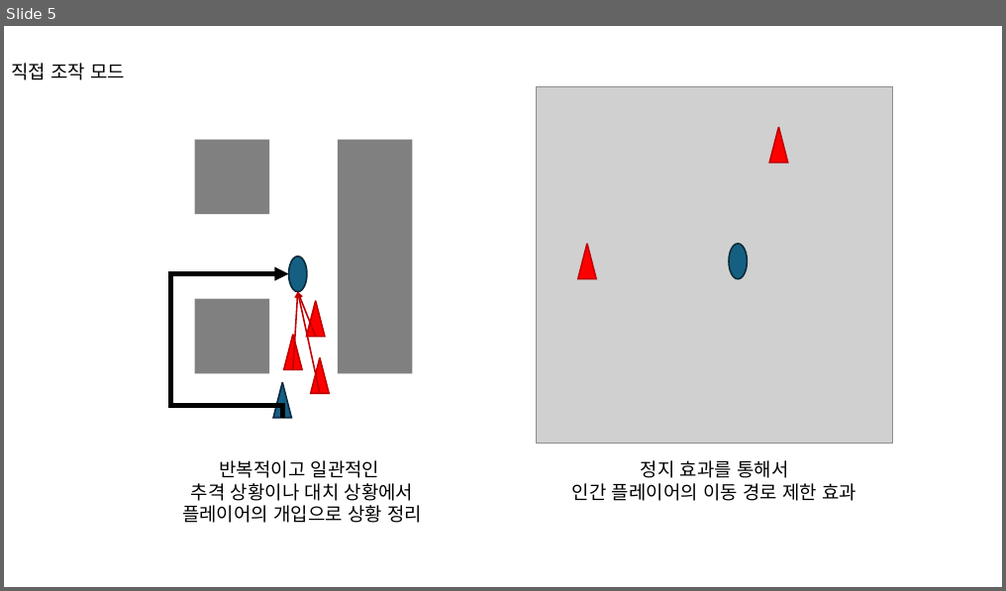
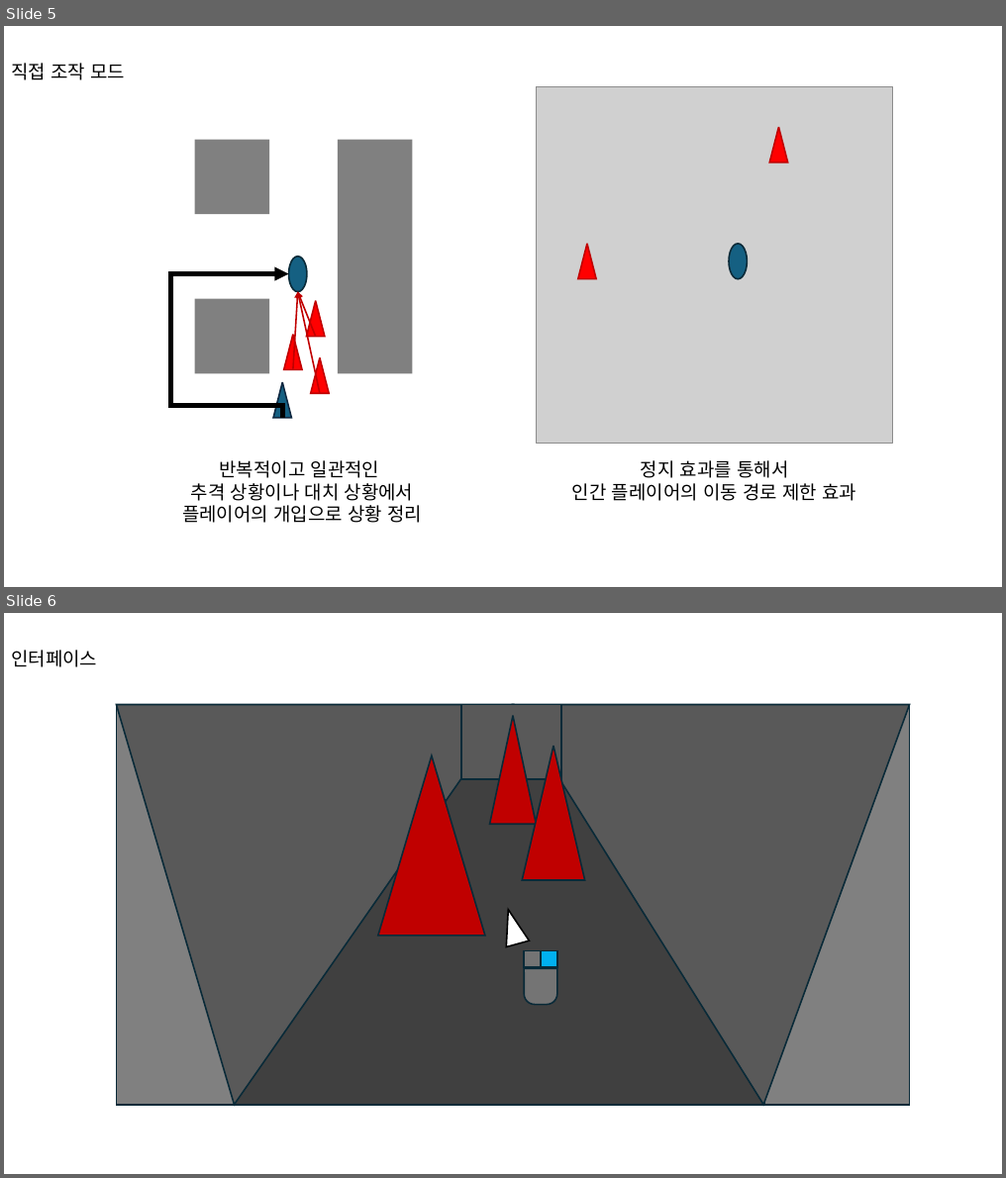
Before and after one commit to maru3172/ProjectDSFD, a slide deck: Work/2022184042_HSW/Document/멀티 마네킹 추적 모드.pptx. Shown one above the other, each under a label of ours: slide 5 before the commit, slides 5 and 6 after it. The pictures are 1006x591 and 1006x1178 pixels, drawn with LibreOffice and Linux fonts; fonts in the diff are those of the drawing; grey boxes stand for pictures. Boxes give left, top, right and bottom in pixels: in the first picture for what was removed or moved away, otherwise in the second. Text is boxed around its words. In the diff, an @@ line names an element or a change of style, - is before the commit and + after.

```diff
--- a/Work/2022184042_HSW/Document/멀티 마네킹 추적 모드.pptx
+++ b/Work/2022184042_HSW/Document/멀티 마네킹 추적 모드.pptx
@@ slide 6 added at (x1=4, y1=613, x2=1002, y2=1174), background #FFFFFF @@
@@ text added at (x1=11, y1=650, x2=97, y2=667), 18 pt, text #000000 @@
+인터페이스
@@ rectangle added at (x1=116, y1=704, x2=910, y2=1105), fill #808080, outline #092A39 1.5 pt @@
@@ triangle added at (x1=116, y1=704, x2=513, y2=1105), fill #595959, outline #092A39 1.5 pt @@
@@ rectangle added at (x1=461, y1=704, x2=561, y2=779), fill #595959, outline #092A39 1.5 pt @@
@@ triangle added at (x1=490, y1=716, x2=537, y2=824), fill #C00000, outline #092A39 1.5 pt @@
@@ triangle added at (x1=513, y1=704, x2=910, y2=1105), fill #595959, outline #092A39 1.5 pt @@
@@ triangle added at (x1=378, y1=756, x2=485, y2=936), fill #C00000, outline #092A39 1.5 pt @@
@@ triangle added at (x1=522, y1=746, x2=585, y2=880), fill #C00000, outline #092A39 1.5 pt @@
@@ rectangle added at (x1=236, y1=779, x2=765, y2=1105), fill #404040, outline #092A39 1.5 pt @@
@@ group added at (x1=497, y1=907, x2=558, y2=1004): 2 rectangles, 1 triangle, 1 round same rect @@
```
Also in this commit, not shown: 1 slide changed, 4 other slides added.
